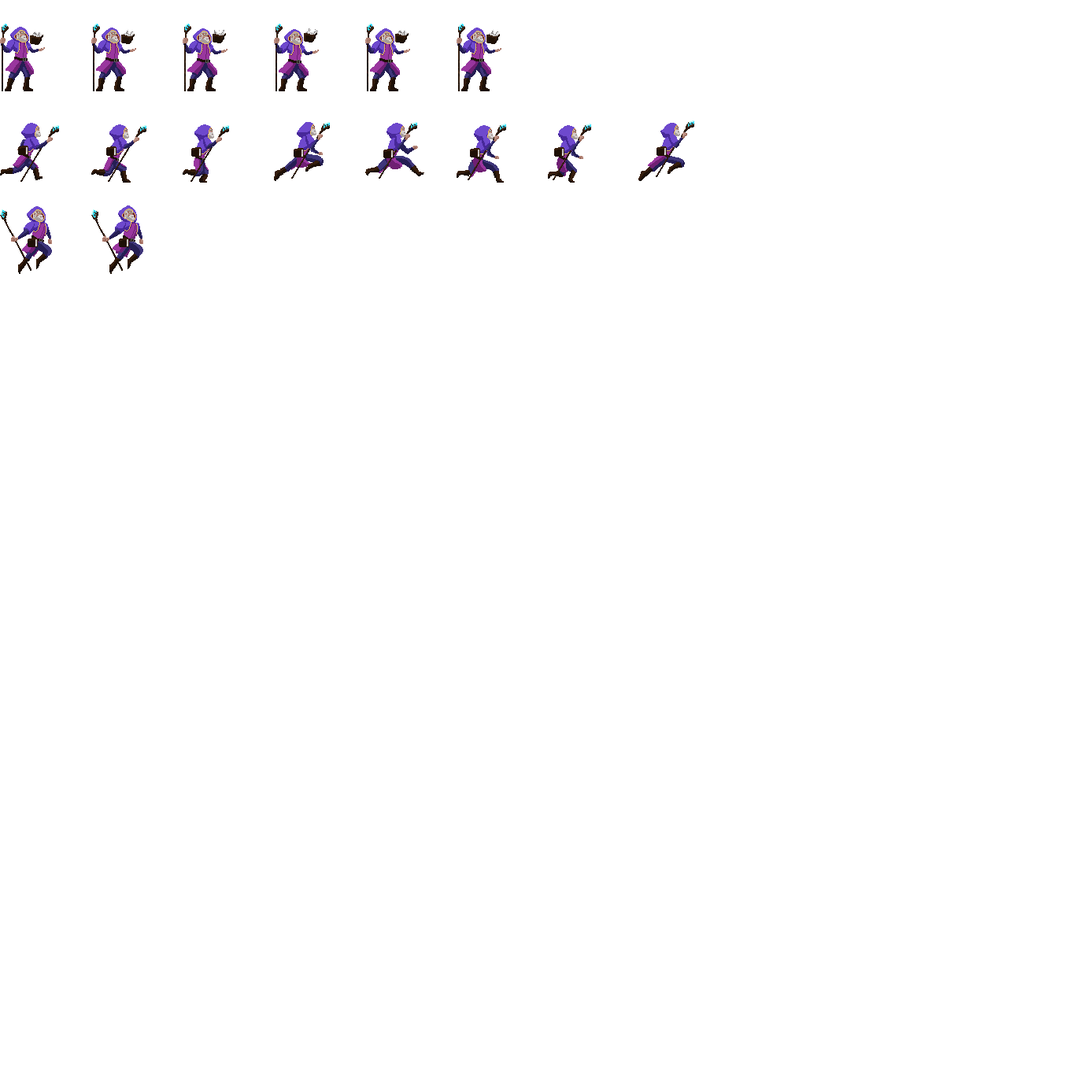
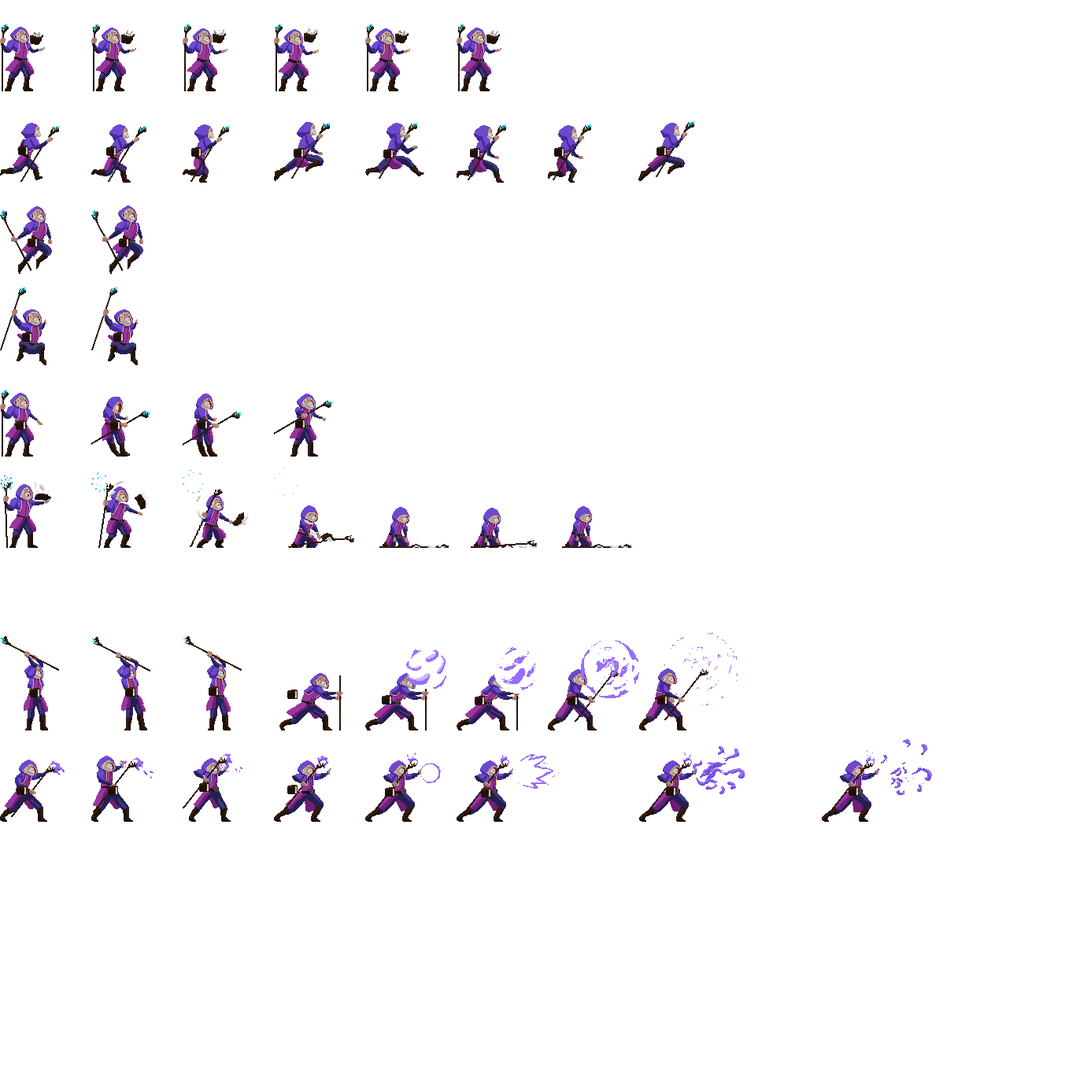
Layered file, before and after one edit (1091x1091). Changes by layer:
added layer "Attack2" above "Attack1" over [0, 739, 933, 823]
added layer "Attack1" above "Die" over [0, 633, 738, 731]
added layer "Die" above "Hit" over [0, 468, 632, 549]
added layer "Hit" above "Fall" over [0, 389, 334, 457]
added layer "Fall" above "Jump" over [0, 286, 138, 366]
